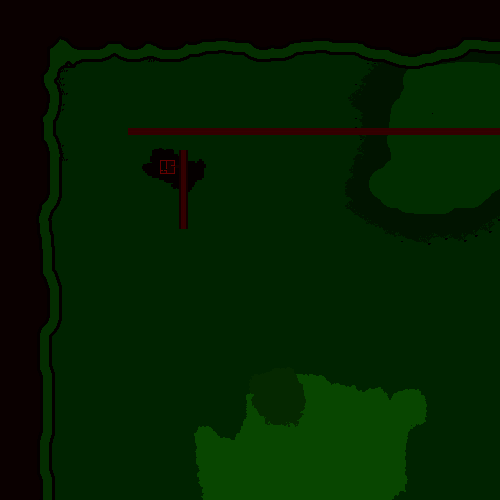
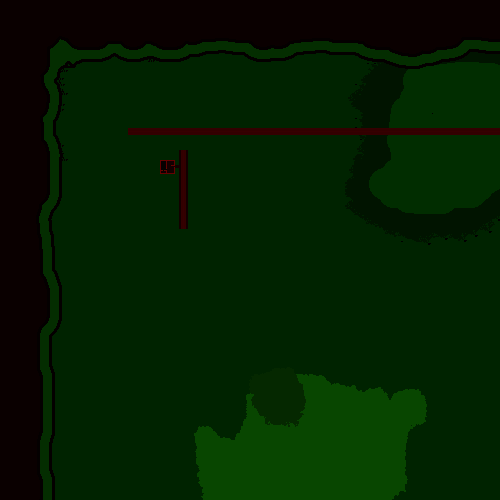
Layers edited between the first and the second 500 × 500 image:
hid "Calque 11" over [142, 148, 206, 192]
